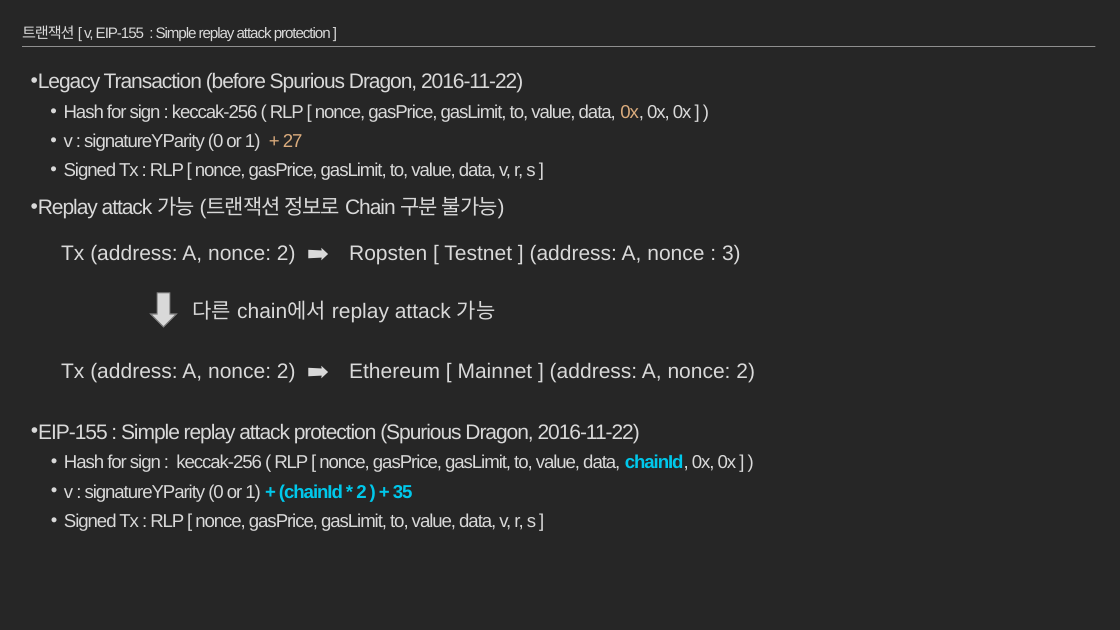
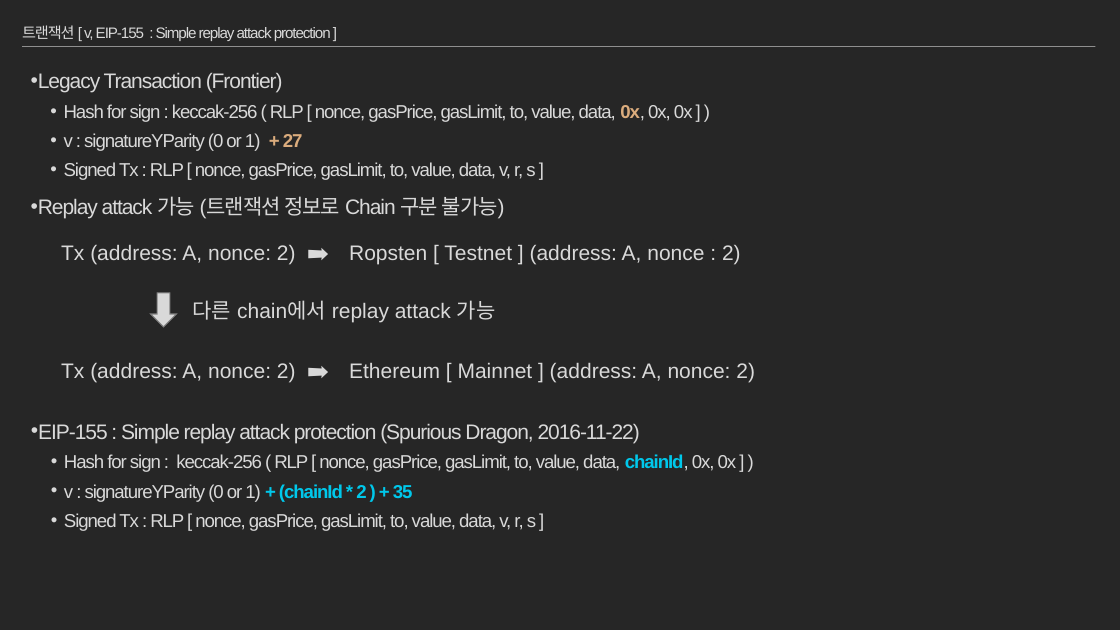
Before and after one commit to moss0801/blockchain-doc, a slide deck: slide 69 of General/Blockchain Part2.pptx (slide 71 before the commit). Drawn at 1120x630 pixels with LibreOffice and Linux fonts; fonts in the diff are those of the drawing. Boxes give left, top, right and bottom in pixels: in the first picture for what was removed or moved away, otherwise in the second. Text is boxed around its words. In the diff, an @@ line names an element or a change of style, - is before the commit and + after.

Commit message:
validate transaction, receipt, logsBloom, block diagram

```diff
--- a/General/Blockchain Part2.pptx
+++ b/General/Blockchain Part2.pptx
@@ text at box(31, 73, 283, 93): text changed @@
-• Legacy Transaction (before Spurious Dragon, 2016-11-22)
+• Legacy Transaction (Frontier)
@@ text at box(64, 104, 693, 151): bold on in "0x,", "+ 27" @@
@@ text at box(349, 245, 741, 265): text changed @@
-Ropsten [ Testnet ] (address: A, nonce : 3)
+Ropsten [ Testnet ] (address: A, nonce : 2)
```
Also in this commit, not shown: 14 other slides changed, 19 slides added, 11 slides removed.
